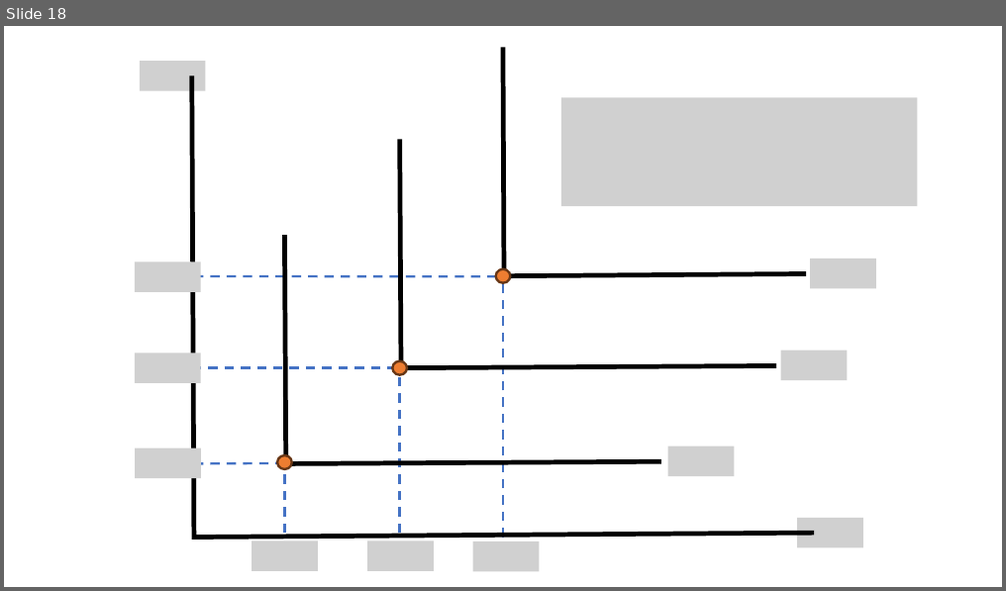
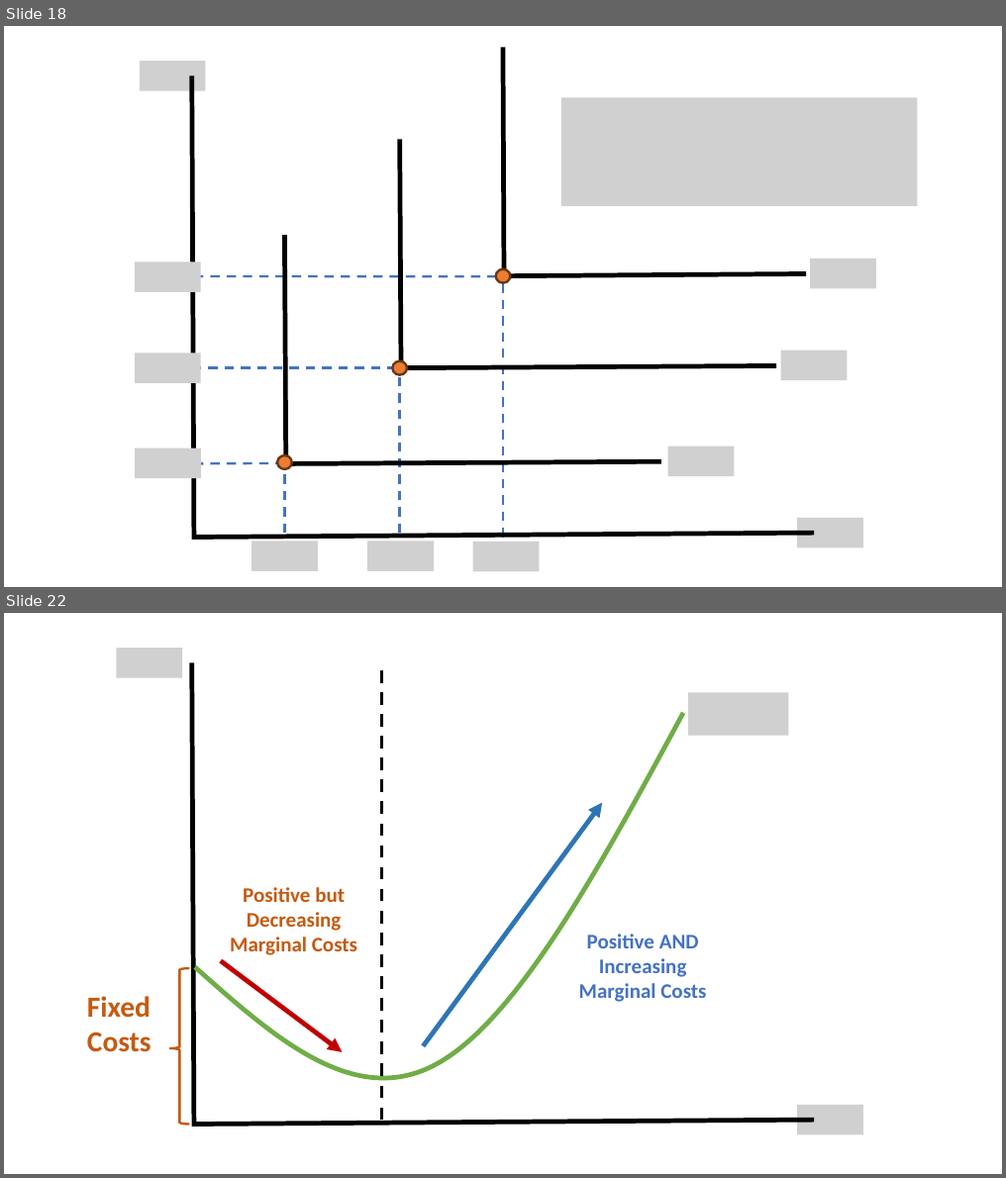
Before and after one commit to jrojas1003/EC-311, a slide deck: Slides/graph-maker.pptx. Shown one above the other, each under a label of ours: slide 18 before the commit, slides 18 and 22 after it; the slides between them are not shown. The pictures are 1006x591 and 1006x1178 pixels, drawn with LibreOffice and Linux fonts; fonts in the diff are those of the drawing; grey boxes stand for pictures. Boxes give left, top, right and bottom in pixels: in the first picture for what was removed or moved away, otherwise in the second. Text is boxed around its words. In the diff, an @@ line names an element or a change of style, - is before the commit and + after.

```diff
--- a/Slides/graph-maker.pptx
+++ b/Slides/graph-maker.pptx
@@ slide 22 added at (4,613,1002,1174), background #FFFFFF @@
@@ picture added at (116,649,182,678) @@
@@ freeform shape added at (192,663,814,1125), outline #000000 4.5 pt @@
@@ line added from (382, 1121) to (382, 670), #000000 3 pt dashed @@
@@ picture added at (688,692,788,735) @@
@@ freeform shape added at (195,713,683,1078), outline #70AD47 4.5 pt @@
@@ arrow added from (423, 1047) to (602, 802), #2E75B6 4.5 pt @@
@@ text added at (230,887,357,956), 20 pt, text #C55A11, bold @@
+Positive but Decreasing Marginal Costs
@@ text added at (579,934,706,1002), 20 pt, text #4472C4, bold @@
+Positive AND Increasing Marginal Costs
@@ left brace added at (169,968,190,1124), outline #C55A11 2.25 pt @@
@@ arrow added from (221, 961) to (343, 1053), #C00000 4.5 pt @@
@@ text added at (87,996,152,1053), 28 pt, text #C55A11, bold @@
+Fixed Costs
@@ picture added at (798,1105,863,1135) @@
```
Also in this commit, not shown: 11 other slides added.
